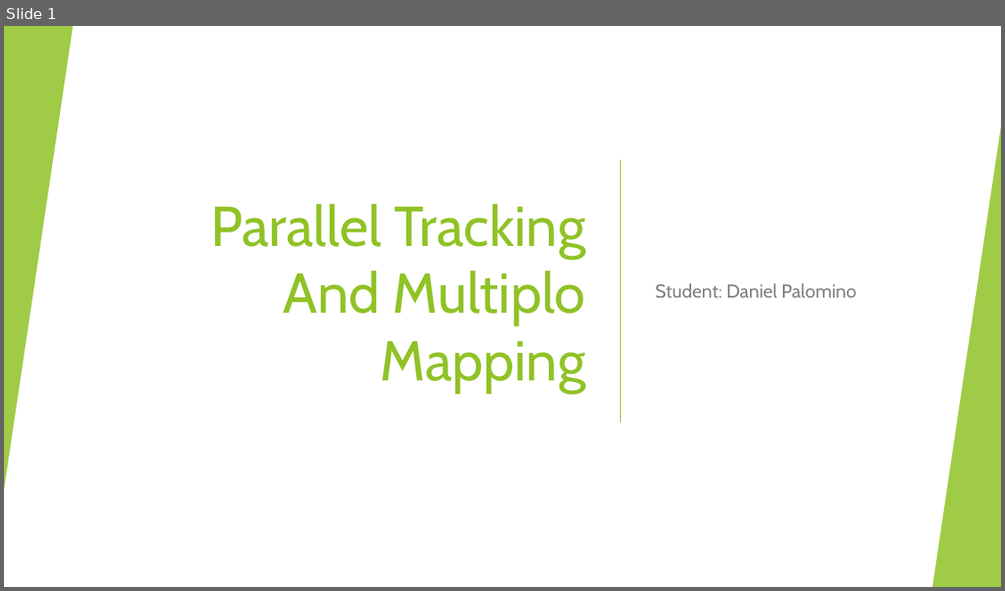
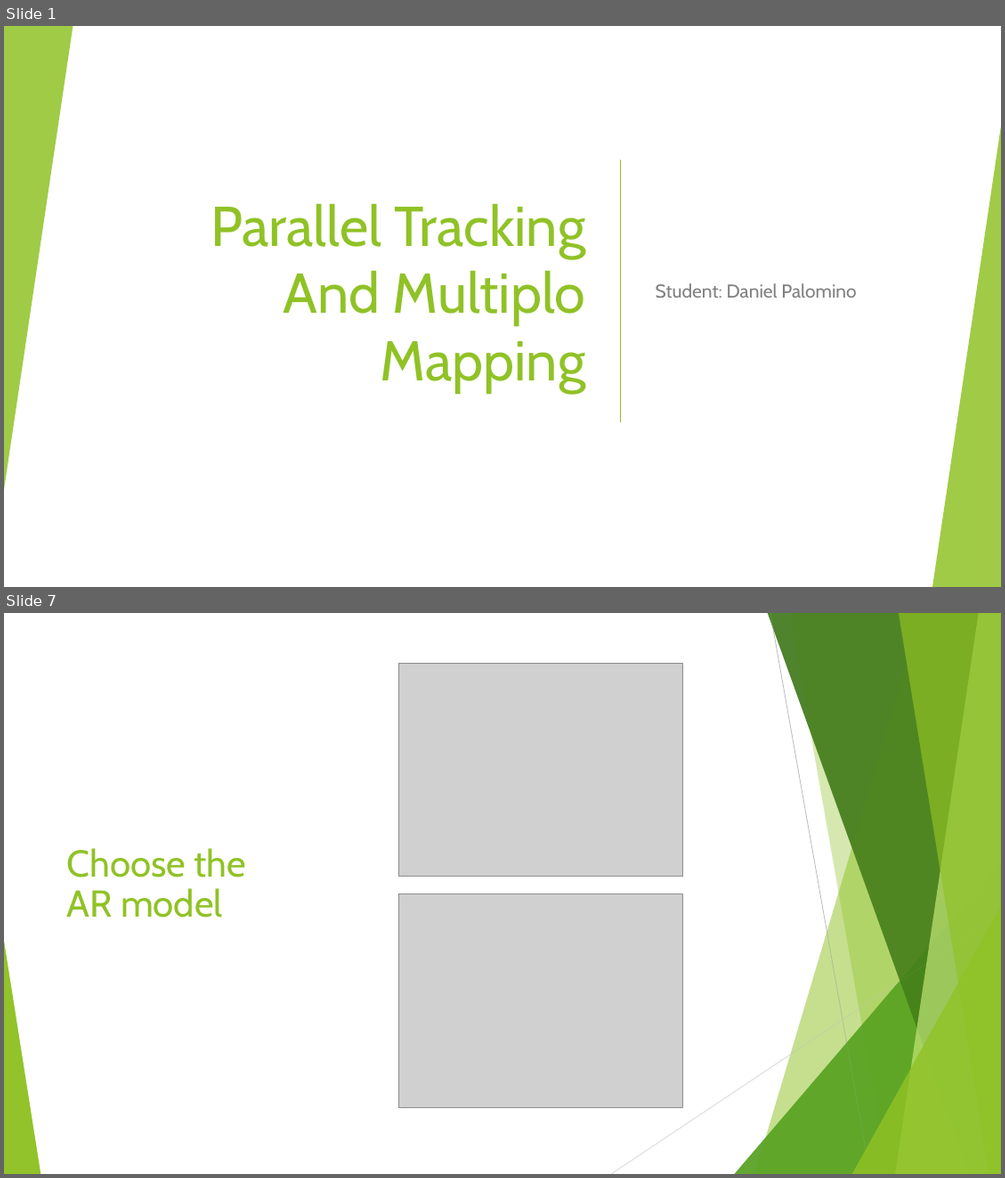
Before and after one commit to dpalominop/PTAM, a slide deck: presentation.pptx. Shown one above the other, each under a label of ours: slide 1 before the commit, slides 1 and 7 after it; the slides between them are not shown. The pictures are 1005x591 and 1005x1178 pixels, drawn with LibreOffice and Linux fonts; fonts in the diff are those of the drawing; grey boxes stand for pictures. Boxes give left, top, right and bottom in pixels: in the first picture for what was removed or moved away, otherwise in the second. Text is boxed around its words. In the diff, an @@ line names an element or a change of style, - is before the commit and + after.

```diff
--- a/presentation.pptx
+++ b/presentation.pptx
@@ slide 7 added at <box>4,613,1001,1174</box>, background #FFFFFF; not listed: 7 template elements that a slide beside it also shows @@
@@ picture added at <box>399,663,682,876</box> @@
@@ title added at <box>66,848,246,917</box>, 36 pt, text #90C226 @@
+Choose the AR model
@@ picture added at <box>399,894,682,1107</box> @@
@@ triangle added at <box>4,941,40,1174</box>, fill #90C226 at 85% opacity @@
@@ group added at <box>4,613,1001,1174</box>: 5 freeform shapes, 3 triangles, 2 lines @@
```
Also in this commit, not shown: 7 other slides added, 1 slide removed, 1 other file.
